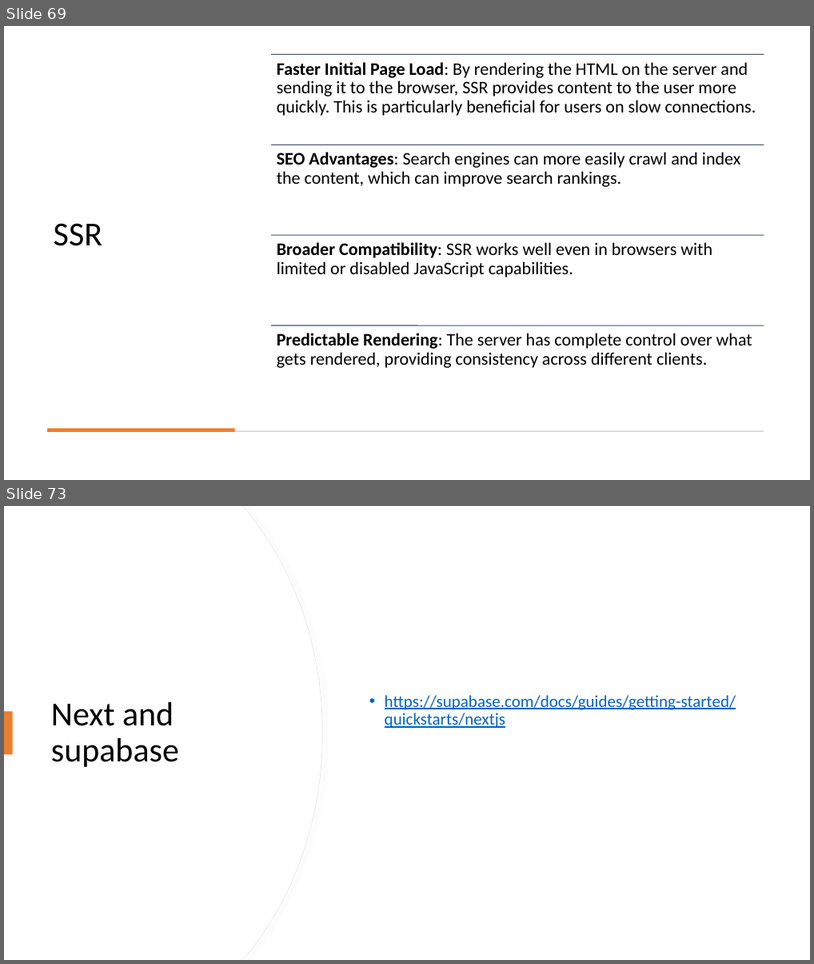
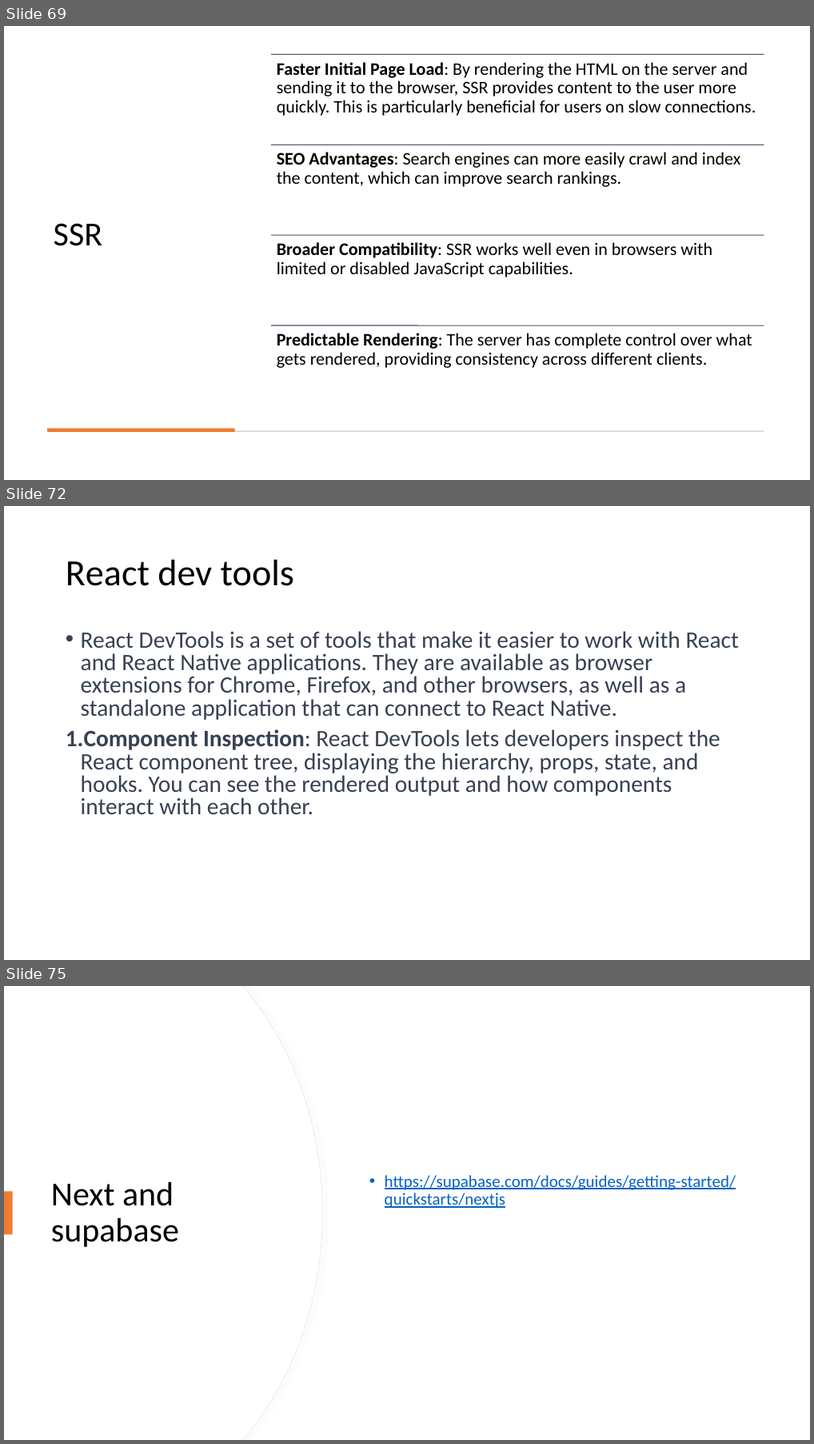
Before and after one commit to 1shaked/full-stack, a slide deck: 24ass/reactNext.pptx. Shown one above the other, each under a label of ours: slides 69 and 73 before the commit, slides 69, 72 and 75 after it; the slides between them are not shown. The pictures are 814x964 and 814x1444 pixels, drawn with LibreOffice and Linux fonts; fonts in the diff are those of the drawing. Boxes give left, top, right and bottom in pixels: in the first picture for what was removed or moved away, otherwise in the second. Text is boxed around its words. In the diff, an @@ line names an element or a change of style, - is before the commit and + after.

```diff
--- a/24ass/reactNext.pptx
+++ b/24ass/reactNext.pptx
@@ slide 72 added at box(4, 506, 810, 960), background #FFFFFF @@
@@ title added at box(66, 560, 294, 586), 44 pt, text #000000 @@
+React dev tools
@@ text added at box(66, 631, 739, 814), 28 pt, text #374151 @@
+• React DevTools is a set of tools that make it easier to work with React and React Native applications. They are available as browser extensions for Chrome, Firefox, and other browsers, as well as a standalone application that can connect to React Native.
+1. Component Inspection: React DevTools lets developers inspect the React component tree, displaying the hierarchy, props, state, and hooks. You can see the rendered output and how components interact with each other.
@@ what was slide 73 is now slide 75 @@
```
Also in this commit, not shown: 2 slides changed, 1 other slide added, 2 slides removed, 4 other files.
